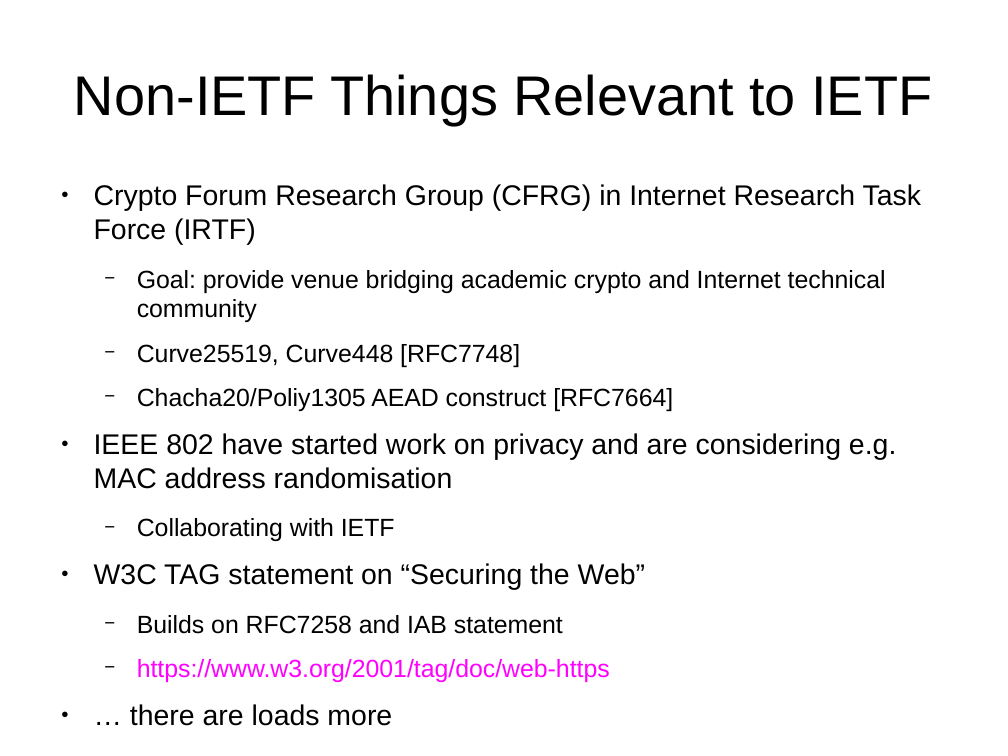
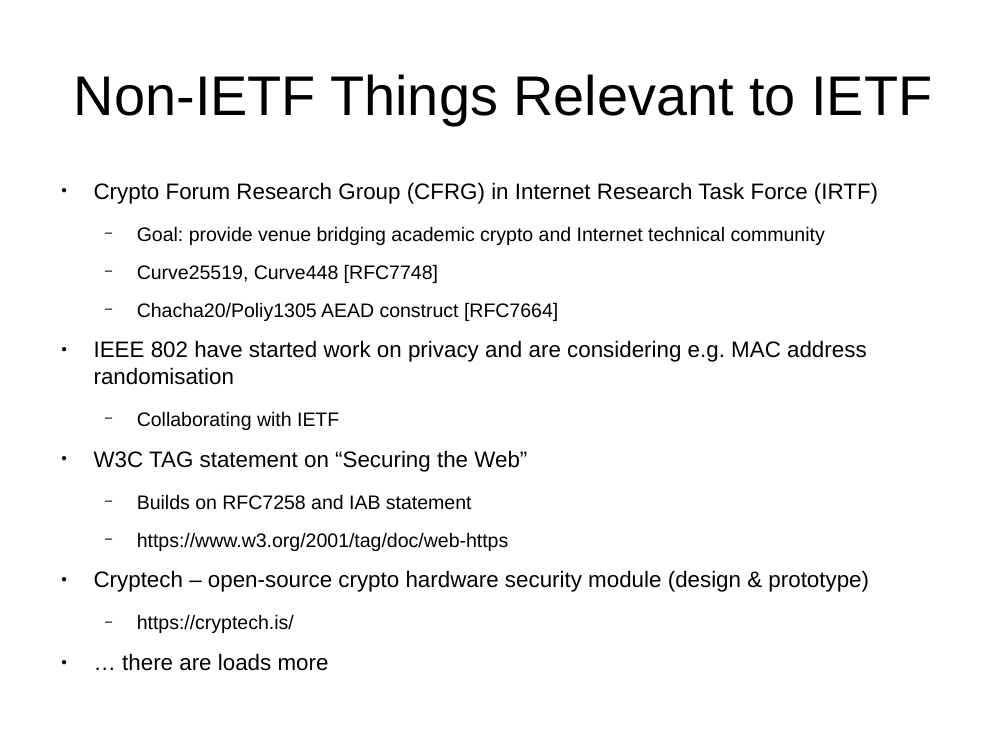
Before and after one commit to sftcd/cs7053, a slide deck: slide 18 of 2016lectures/08-snowdonia.odp (slide 17 before the commit). Drawn at 1008x756 pixels with LibreOffice and Linux fonts; fonts in the diff are those of the drawing; background and template pictures are left out. Boxes give left, top, right and bottom in pixels: in the first picture for what was removed or moved away, otherwise in the second. Text is boxed around its words. In the diff, an @@ line names an element or a change of style, - is before the commit and + after.

```diff
--- a/2016lectures/08-snowdonia.odp
+++ b/2016lectures/08-snowdonia.odp
@@ text at (94,182,878,671): size 22.4 to 17.6 pt in "Crypto Forum Research Group (CFRG) in Internet ...", "IEEE 802 have started work on privacy ...", "W3C TAG statement on “Securing the Web”", "… there are loads more"; size 19.6 to 15.4 pt in "Goal: provide venue bridging academic crypto and ...", "Curve25519, Curve448 [RFC7748]", "Chacha20/Poliy1305 AEAD construct [RFC7664]", "Collaborating with IETF" and 2 more places; text colour #FF00FF to #000000 in "https://www.w3.org/2001/tag/doc/web-https" @@
@@ text at (94,570,869,633): paragraphs added @@
+● Cryptech – open-source crypto hardware security module (design & prototype)
+  − https://cryptech.is/
```
Also in this commit, not shown: 17 other slides changed, 2 slides added, 1 slide removed, 1 other file.
